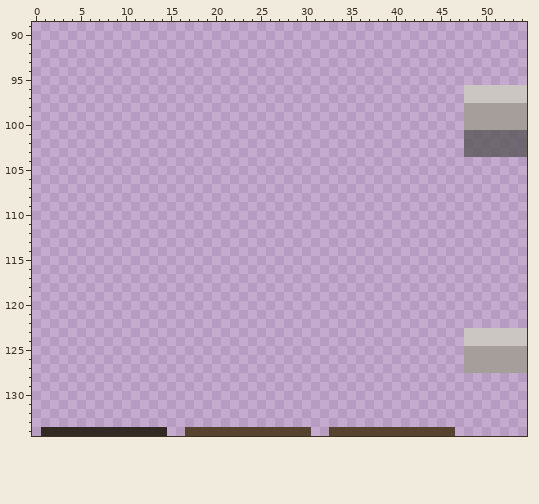
One commit to this pixel-art file: sprites/tiles/outside tiles.aseprite. This is how it looked before the edit.
128x256 pixels, 1 frame. Pixels under 10% opacity are left out. Colours within 5 levels of each other are drawn and written as one. Shown: x 0..54, y 89..134.
The result:
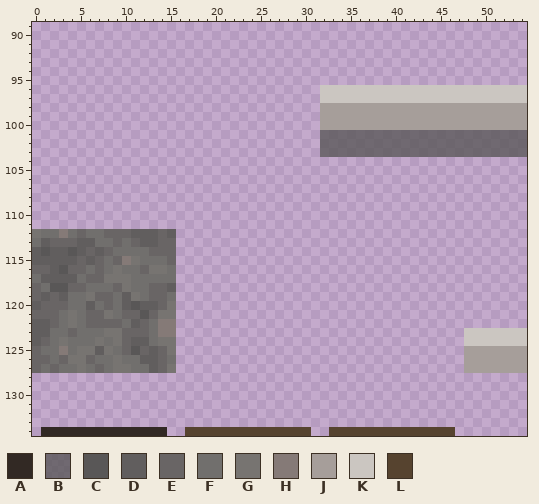
Palette (. is transparent): A #322924  B #595757c7  C #595757  D #615e5e  E #696565  F #716f6d  G #777471  H #857a77  J #a69e9a  K #cbc6c1  L #56432f
The exact change:
layer "Layer 3" added
Changed rows in their new state; - is an unchanged pixel.
Layers "Layer 3", "Layer 1":
first column x 32:
 96 KKKKKKKKKKKKKKKK
 97 KKKKKKKKKKKKKKKK
 98 JJJJJJJJJJJJJJJJ
 99 JJJJJJJJJJJJJJJJ
100 JJJJJJJJJJJJJJJJ
101 BBBBBBBBBBBBBBBB
102 BBBBBBBBBBBBBBBB
103 BBBBBBBBBBBBBBBB
first column x 0:
112 GFFHFEFFEEEDDDED
113 FDEEEDDFFEFEDDEE
114 DCDDCDEDEFFFFEEE
115 DDDDDEDEFEHGFFFE
116 EEDCEEFEFGFFEGGF
117 FDDDDFEEGGGFFFFF
118 EFCCEEFFFEGFFEED
119 EDEDFFGEEFDGFEEF
120 DEEEFFDFEFDCDDEG
121 EEEFGFEEGFEECEGG
122 DDEFGFEEEEFDEFHH
123 DDFFEFFFGGEEEFHH
124 DEFGFFFGFGEDDFGG
125 EFFHFGGDGFECEDEG
126 EEFEGGEFFGFFDDEF
127 EFEFFGFEFGGFFDEG
Pixel boxes of the changes (left, top, right, bottom) in both pictures:
added: (320, 85, 464, 157)
added: (32, 229, 176, 373)
